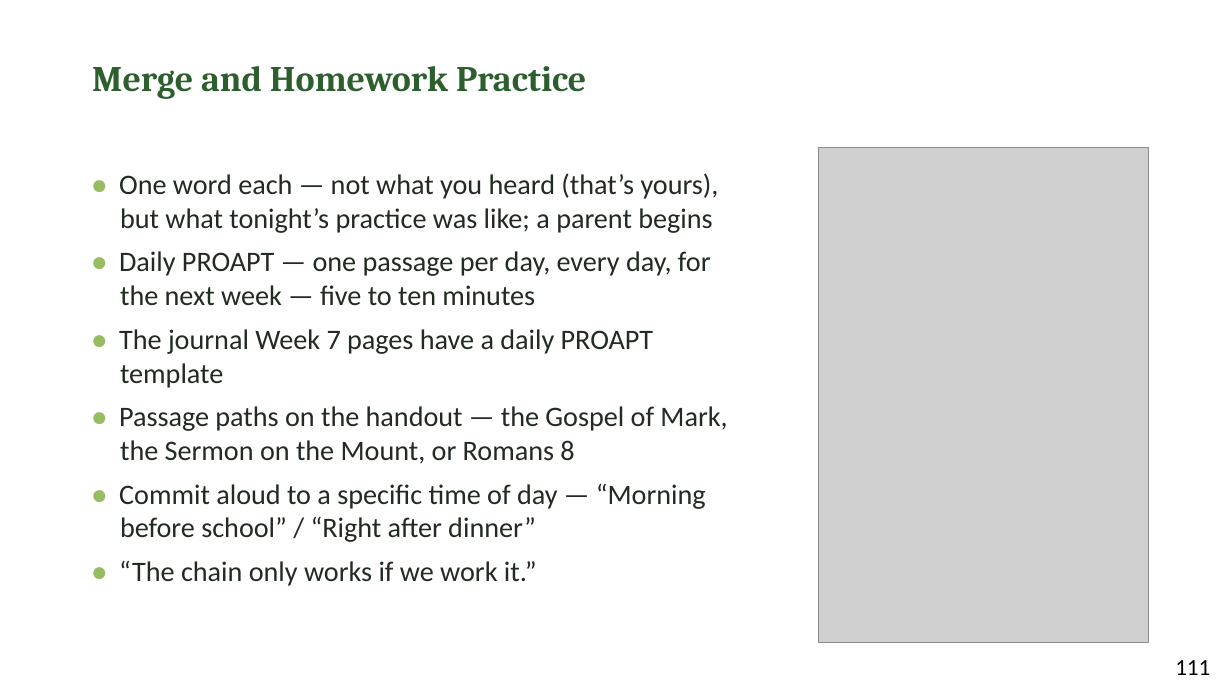
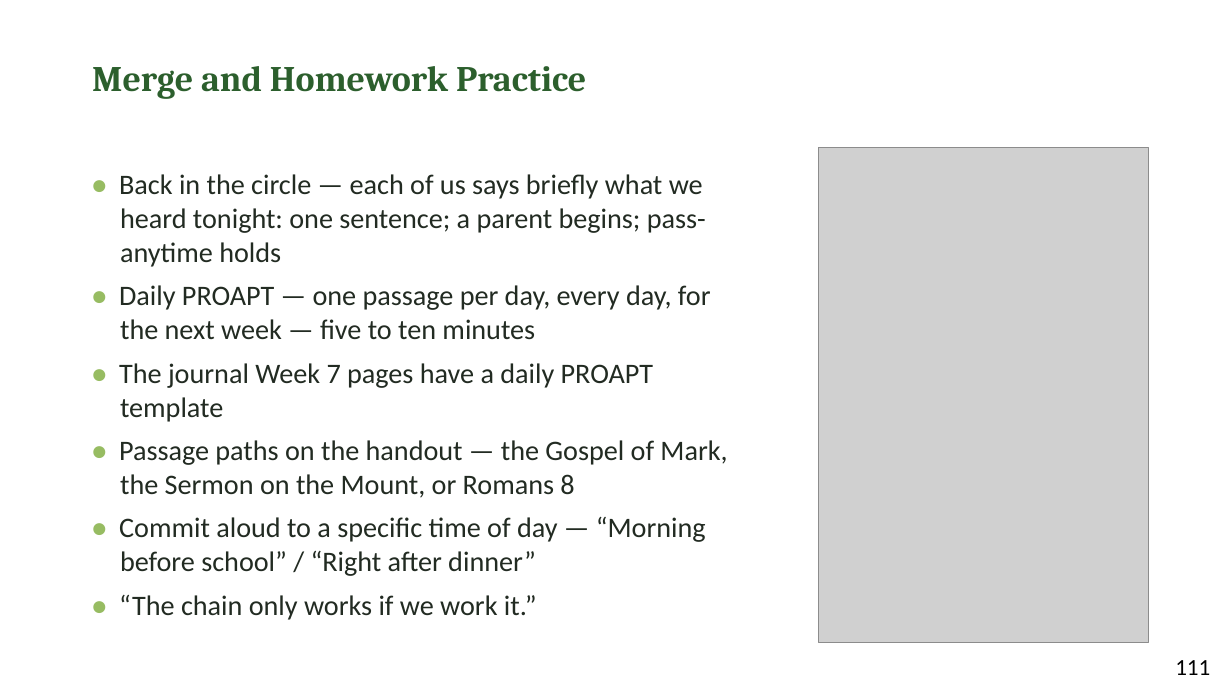
Before and after one commit to jgtittle-ministries/fellowship-of-the-heart-pilot-at-cca-dev, a slide deck: slide 14 of _implementation-notes/evening-series/FotH Evening Session 7 Slides DRAFT v1.pptx. Drawn at 1232x693 pixels with LibreOffice and Linux fonts; fonts in the diff are those of the drawing; grey boxes stand for pictures. Boxes give left, top, right and bottom in pixels: in the first picture for what was removed or moved away, otherwise in the second. Text is boxed around its words. In the diff, an @@ line names an element or a change of style, - is before the commit and + after.

```diff
--- a/_implementation-notes/evening-series/FotH Evening Session 7 Slides DRAFT v1.pptx
+++ b/_implementation-notes/evening-series/FotH Evening Session 7 Slides DRAFT v1.pptx
@@ text at (119, 174, 706, 267): text changed @@
-• One word each — not what you heard (that’s yours), but what tonight’s practice was like; a parent begins
+• Back in the circle — each of us says briefly what we heard tonight: one sentence; a parent begins; pass-anytime holds
```
Also in this commit, not shown: 11 other files.
